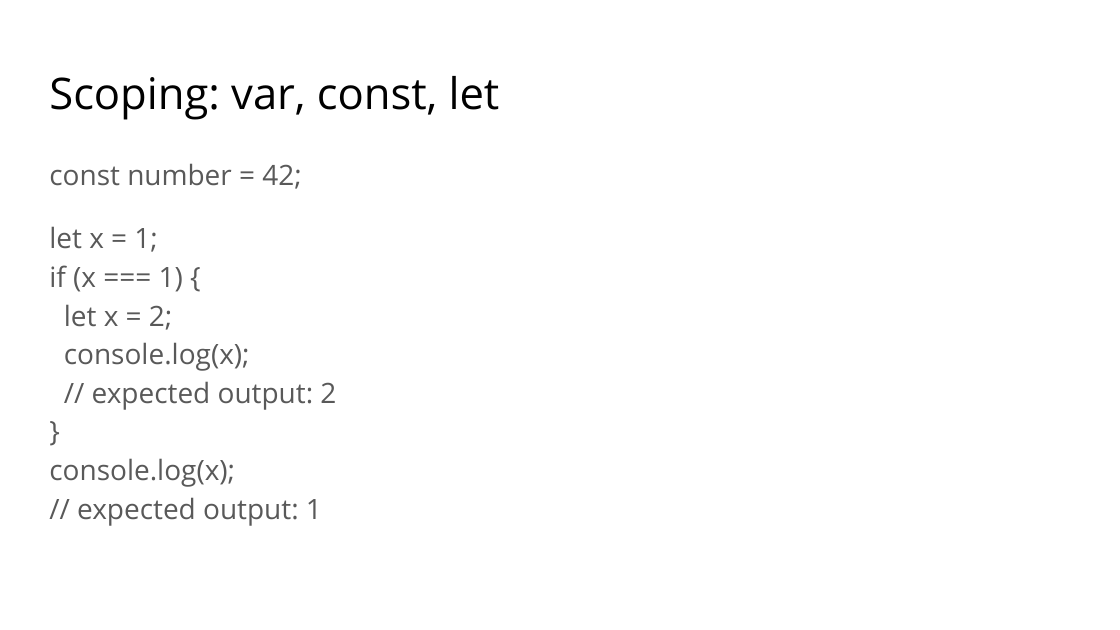
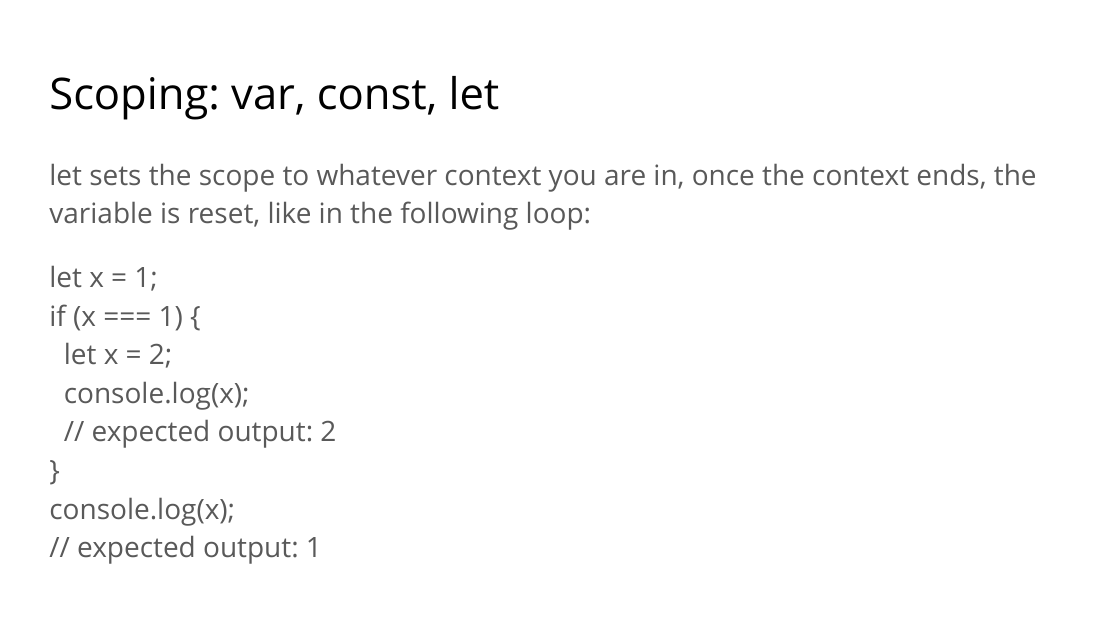
Before and after one commit to ng-peter/EQ_Javascript_L1, a slide deck: slide 7 of Javascript - WK05.pptx (slide 6 before the commit). Drawn at 1120x630 pixels with LibreOffice and Linux fonts; fonts in the diff are those of the drawing. Boxes give left, top, right and bottom in pixels: in the first picture for what was removed or moved away, otherwise in the second. Text is boxed around its words. In the diff, an @@ line names an element or a change of style, - is before the commit and + after.

```diff
--- a/Javascript - WK05.pptx
+++ b/Javascript - WK05.pptx
@@ text at (x1=49, y1=163, x2=1037, y2=230): text changed @@
-const number = 42;
+let sets the scope to whatever context you are in, once the context ends, the variable is reset, like in the following loop:
```
Also in this commit, not shown: 4 other slides changed, 1 slide added.
